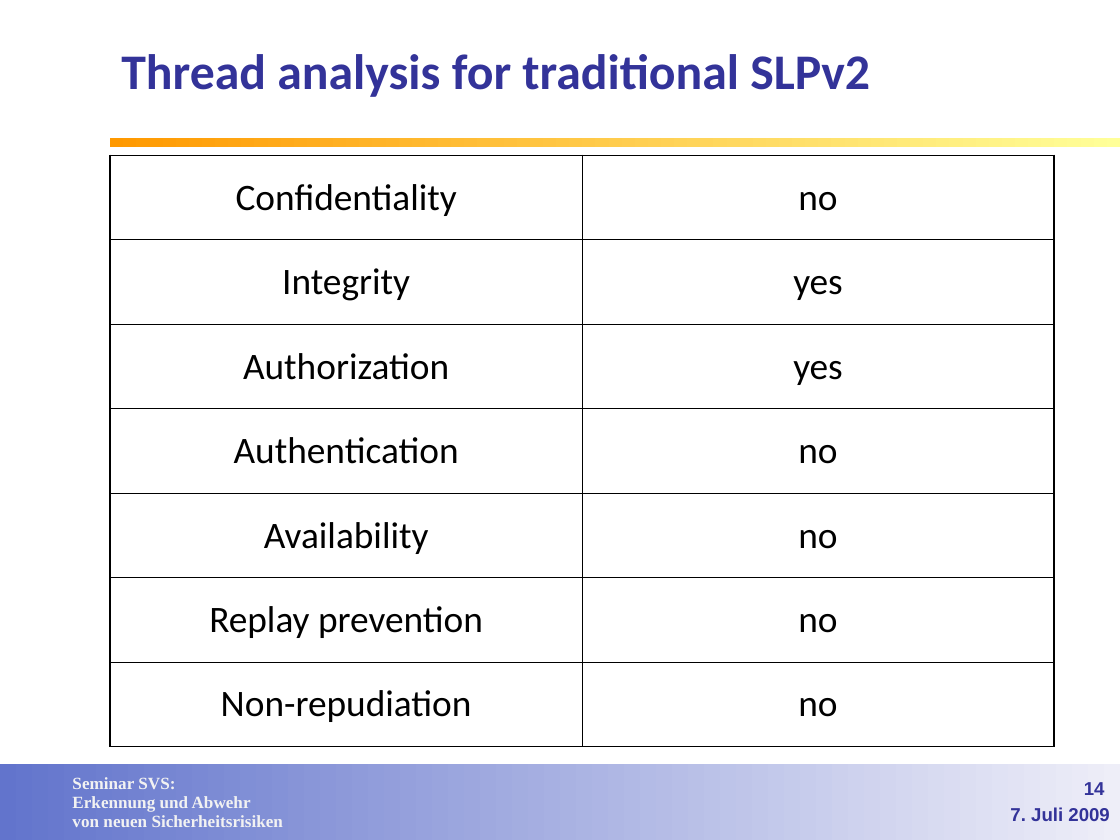
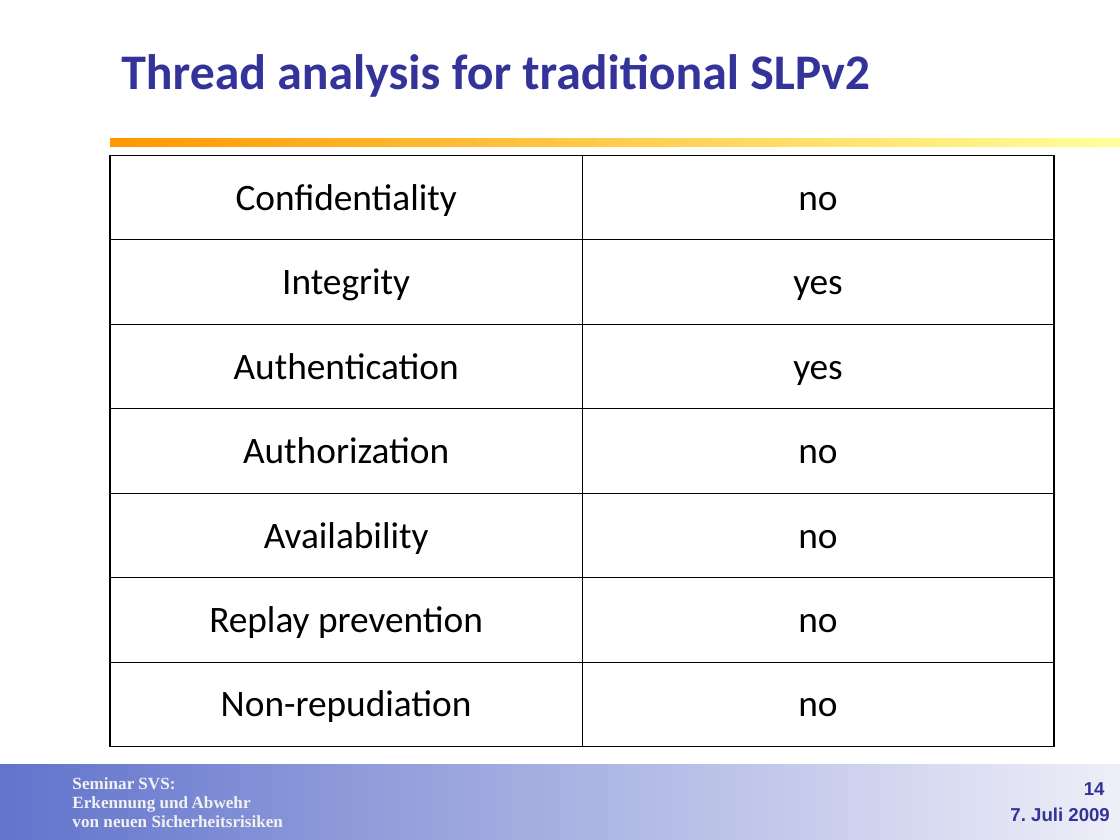
Before and after one commit to lemmy/SecuredSLP, a slide deck: slide 14 of doc/Service Discovery in open networks.ppt. Drawn at 1120x840 pixels with LibreOffice and Linux fonts; fonts in the diff are those of the drawing; background and template pictures are left out. Boxes give left, top, right and bottom in pixels: in the first picture for what was removed or moved away, otherwise in the second. Text is boxed around its words. In the diff, an @@ line names an element or a change of style, - is before the commit and + after.

```diff
--- a/doc/Service Discovery in open networks.ppt
+++ b/doc/Service Discovery in open networks.ppt
@@ table at (110,156,1053,747) @@
-row 3, column 1: Authorization
+row 3, column 1: Authentication
-row 4, column 1: Authentication
+row 4, column 1: Authorization
```
Also in this commit, not shown: 5 other slides changed, 1 slide removed.
